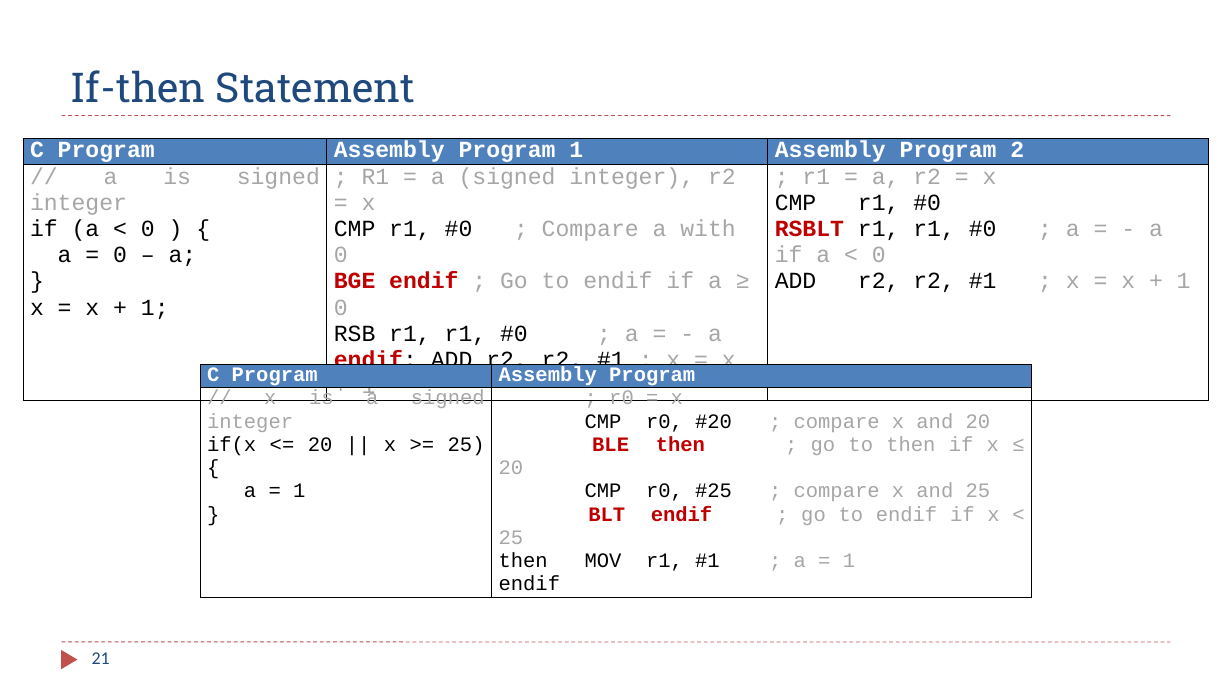
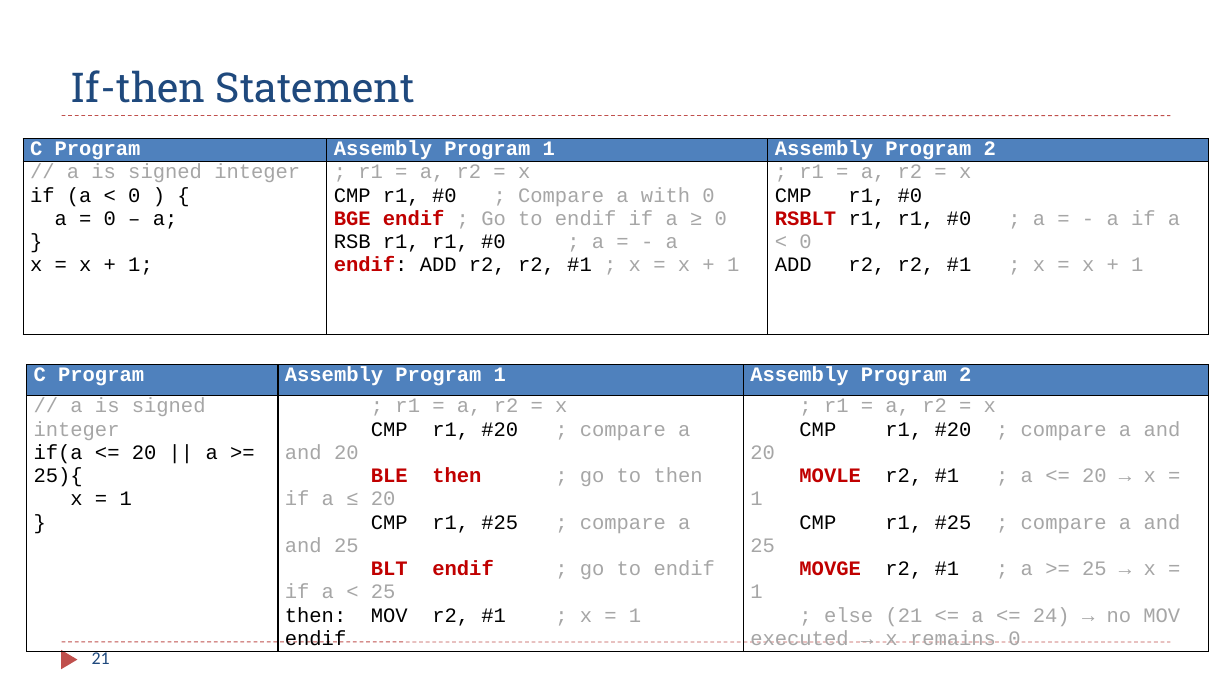
Before and after one commit to guhofstra/CSC111Fa25, a slide deck: slide 21 of PPTs/Ch6_ARM_Control_Flow.pptx. Drawn at 1232x693 pixels with LibreOffice and Linux fonts; fonts in the diff are those of the drawing. Boxes give left, top, right and bottom in pixels: in the first picture for what was removed or moved away, otherwise in the second. Text is boxed around its words. In the diff, an @@ line names an element or a change of style, - is before the commit and + after.

```diff
--- a/PPTs/Ch6_ARM_Control_Flow.pptx
+++ b/PPTs/Ch6_ARM_Control_Flow.pptx
@@ table at [23,139,1209,509] @@
-row 2, column 2: ; R1 = a (signed integer), r2 = x / CMP r1, #0 ; Compare a with 0 / BGE endif ; Go to endif if a ≥ 0 / RSB r1, r1, #0 ; a = - a / endif: ADD r2, r2, #1 ; x = x + 1
+row 2, column 2: ; r1 = a, r2 = x / CMP r1, #0 ; Compare a with 0 / BGE endif ; Go to endif if a ≥ 0 / RSB r1, r1, #0 ; a = - a / endif: ADD r2, r2, #1 ; x = x + 1
@@ size 18 to 16 pt in "C Program", "Assembly Program 1", "Assembly Program 2", "// a is signed integer" and 8 more places @@
@@ alignment justified to left @@
@@ table at [27,365,1210,650] @@
-column 1: C Program | // x is a signed integer / if(x <= 20 || x >= 25){ / a = 1 / }
-column 2: Assembly Program | ; r0 = x / CMP r0, #20 ; compare x and 20 / BLE then ; go to then if x ≤ 20 / CMP r0, #25 ; compare x and 25 / BLT endif ; go to endif if x < 25 / then MOV r1, #1 ; a = 1 / endif
+column 1: C Program | // a is signed integer / if(a <= 20 || a >= 25){ / x = 1 / }
+column 2: Assembly Program 1 | ; r1 = a, r2 = x / CMP r1, #20 ; compare a and 20 / BLE then ; go to then if a ≤ 20 / CMP r1, #25 ; compare a and 25 / BLT endif ; go to endif if a < 25 / then: MOV r2, #1 ; x = 1 / endif
+column 3: Assembly Program 2 | ; r1 = a, r2 = x / CMP r1, #20 ; compare a and 20 / MOVLE r2, #1 ; a <= 20 → x = 1 / CMP r1, #25 ; compare a and 25 / MOVGE r2, #1 ; a >= 25 → x = 1 / ; else (21 <= a <= 24) → no MOV executed → x remains 0
@@ table: place and size @@
-table at [201,365,1032,595]
+table at [27,365,1210,650]
```
Also in this commit, not shown: 4 other slides changed, 4 other files.
